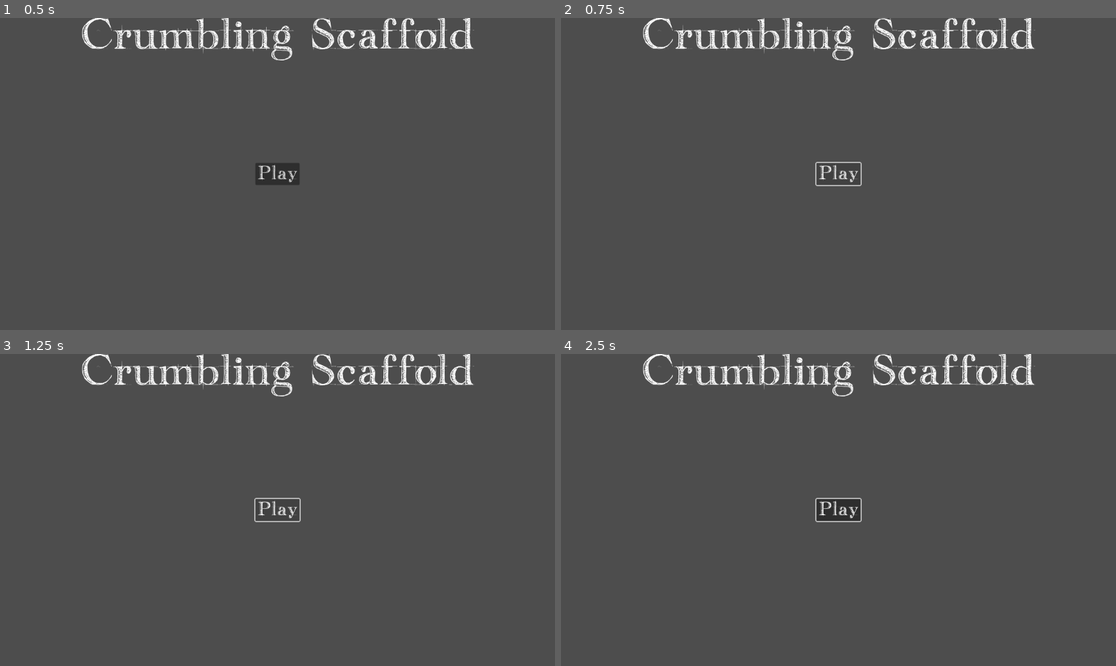
Above: before the commit, frames 1-4 (two rows, left to right).
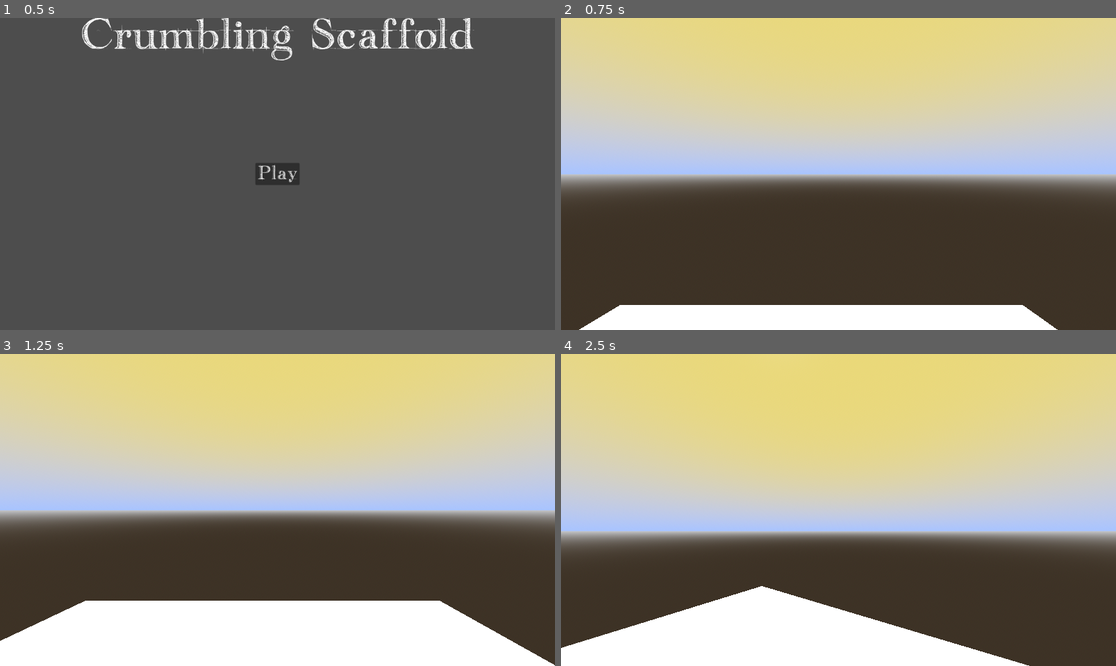
Above: after the commit, the same moments.

Repository: CodeOS99/CrumblingFramework
Game: Godot game, scene res://scenes/main_menu.tscn
The game is run twice, just before and just after one commit, with the same random seed, the same clock (stepped at 60 frames per second) and the same inputs. Before the commit the project has no main scene; this scene is started directly in both runs.
Inputs (mouse positions are in pixels of both pictures, inside the frame that each line leads up to):
- Up to frame 1 (0.5 s): no input
- Up to frame 2 (0.75 s): click "Play" at 0.5 s
- Up to frame 3 (1.25 s): no input
- Up to frame 4 (2.5 s): click (838, 510) at 1.25 s, where only the run before the commit has a clickable "Play"; tap Enter at 2 s; move the mouse to (960, 494) at 2.02 s; hold D (right, bound only after the commit) from 2.03 s (still down); hold Shift (sprint, bound only after the commit) from 2.03 s (still down); tap Space (jump, bound only after the commit) at 2.27, 2.3 s

Frame 1 is identical in both runs. In frame 2, 97% of the frame differs, in the area x 0-100%, y 0-100%; in frame 3, 97%; in frame 4, 97%.

Commit message:
Added player and player motion

Diff:
--- a/project.godot
+++ b/project.godot
@@ -11,6 +11,7 @@
 [application]
 
 config/name="CrumblingFramework"
+run/main_scene="res://scenes/main_menu.tscn"
 config/features=PackedStringArray("4.3", "GL Compatibility")
 config/icon="res://icon.svg"
 
@@ -22,6 +23,43 @@
 
 theme/custom_font="res://assets/fonts/HandwritingDraftFreeVersion-9zlL.ttf"
 
+[input]
+
+up={
+"deadzone": 0.5,
+"events": [Object(InputEventKey,"resource_local_to_scene":false,"resource_name":"","device":-1,"window_id":0,"alt_pressed":false,"shift_pressed":false,"ctrl_pressed":false,"meta_pressed":false,"pressed":false,"keycode":0,"physical_keycode":87,"key_label":0,"unicode":119,"location":0,"echo":false,"script":null)
+, Object(InputEventKey,"resource_local_to_scene":false,"resource_name":"","device":-1,"window_id":0,"alt_pressed":false,"shift_pressed":false,"ctrl_pressed":false,"meta_pressed":false,"pressed":false,"keycode":0,"physical_keycode":4194320,"key_label":0,"unicode":0,"location":0,"echo":false,"script":null)
+]
+}
+left={
+"deadzone": 0.5,
+"events": [Object(InputEventKey,"resource_local_to_scene":false,"resource_name":"","device":-1,"window_id":0,"alt_pressed":false,"shift_pressed":false,"ctrl_pressed":false,"meta_pressed":false,"pressed":false,"keycode":0,"physical_keycode":65,"key_label":0,"unicode":97,"location":0,"echo":false,"script":null)
+, Object(InputEventKey,"resource_local_to_scene":false,"resource_name":"","device":-1,"window_id":0,"alt_pressed":false,"shift_pressed":false,"ctrl_pressed":false,"meta_pressed":false,"pressed":false,"keycode":0,"physical_keycode":4194319,"key_label":0,"unicode":0,"location":0,"echo":false,"script":null)
+]
+}
+down={
+"deadzone": 0.5,
+"events": [Object(InputEventKey,"resource_local_to_scene":false,"resource_name":"","device":-1,"window_id":0,"alt_pressed":false,"shift_pressed":false,"ctrl_pressed":false,"meta_pressed":false,"pressed":false,"keycode":0,"physical_keycode":83,"key_label":0,"unicode":115,"location":0,"echo":false,"script":null)
+, Object(InputEventKey,"resource_local_to_scene":false,"resource_name":"","device":-1,"window_id":0,"alt_pressed":false,"shift_pressed":false,"ctrl_pressed":false,"meta_pressed":false,"pressed":false,"keycode":0,"physical_keycode":4194322,"key_label":0,"unicode":0,"location":0,"echo":false,"script":null)
+]
+}
+right={
+"deadzone": 0.5,
+"events": [Object(InputEventKey,"resource_local_to_scene":false,"resource_name":"","device":-1,"window_id":0,"alt_pressed":false,"shift_pressed":false,"ctrl_pressed":false,"meta_pressed":false,"pressed":false,"keycode":0,"physical_keycode":68,"key_label":0,"unicode":100,"location":0,"echo":false,"script":null)
+, Object(InputEventKey,"resource_local_to_scene":false,"resource_name":"","device":-1,"window_id":0,"alt_pressed":false,"shift_pressed":false,"ctrl_pressed":false,"meta_pressed":false,"pressed":false,"keycode":0,"physical_keycode":4194321,"key_label":0,"unicode":0,"location":0,"echo":false,"script":null)
+]
+}
+sprint={
+"deadzone": 0.5,
+"events": [Object(InputEventKey,"resource_local_to_scene":false,"resource_name":"","device":-1,"window_id":0,"alt_pressed":false,"shift_pressed":false,"ctrl_pressed":false,"meta_pressed":false,"pressed":false,"keycode":0,"physical_keycode":4194325,"key_label":0,"unicode":0,"location":0,"echo":false,"script":null)
+]
+}
+jump={
+"deadzone": 0.5,
+"events": [Object(InputEventKey,"resource_local_to_scene":false,"resource_name":"","device":-1,"window_id":0,"alt_pressed":false,"shift_pressed":false,"ctrl_pressed":false,"meta_pressed":false,"pressed":false,"keycode":0,"physical_keycode":32,"key_label":0,"unicode":32,"location":0,"echo":false,"script":null)
+]
+}
+
 [rendering]
 
 renderer/rendering_method="gl_compatibility"
--- a/scenes/main_game.tscn
+++ b/scenes/main_game.tscn
@@ -1,4 +1,6 @@
-[gd_scene load_steps=5 format=3 uid="uid://csh7mpin7pig6"]
+[gd_scene load_steps=7 format=3 uid="uid://csh7mpin7pig6"]
+
+[ext_resource type="PackedScene" uid="uid://va5r6sdd2y6c" path="res://scenes/player.tscn" id="1_d1c0c"]
 
 [sub_resource type="ProceduralSkyMaterial" id="ProceduralSkyMaterial_4h7yt"]
 sky_top_color = Color(0.835235, 0.73255, 0.366848, 1)
@@ -16,6 +18,9 @@
 [sub_resource type="BoxMesh" id="BoxMesh_6yfrd"]
 size = Vector3(30, 0.45, 30)
 
+[sub_resource type="BoxShape3D" id="BoxShape3D_aqklh"]
+size = Vector3(30, 0.45, 30)
+
 [node name="MainGame" type="Node3D"]
 
 [node name="WorldEnvironment" type="WorldEnvironment" parent="."]
@@ -25,5 +30,14 @@
 transform = Transform3D(-0.866023, -0.433016, 0.250001, 0, 0.499998, 0.866027, -0.500003, 0.749999, -0.43301, 0, 0, 0)
 shadow_enabled = true
 
-[node name="MeshInstance3D" type="MeshInstance3D" parent="."]
+[node name="Player" parent="." instance=ExtResource("1_d1c0c")]
+transform = Transform3D(1, 0, 0, 0, 1, 0, 0, 0, 1, 1.18917, 7.61285, -0.179385)
+
+[node name="StaticBody3D" type="StaticBody3D" parent="."]
+
+[node name="MeshInstance3D" type="MeshInstance3D" parent="StaticBody3D"]
 mesh = SubResource("BoxMesh_6yfrd")
+skeleton = NodePath("../..")
+
+[node name="CollisionShape3D" type="CollisionShape3D" parent="StaticBody3D"]
+shape = SubResource("BoxShape3D_aqklh")
--- a/scenes/main_menu.tscn
+++ b/scenes/main_menu.tscn
@@ -38,3 +38,5 @@
 theme_override_font_sizes/font_size = 35
 text = "Play"
 script = ExtResource("1_7x3wp")
+
+[connection signal="pressed" from="PlayButton" to="PlayButton" method="_on_pressed"]
--- /dev/null
+++ b/scenes/player.tscn
@@ -0,0 +1,24 @@
+[gd_scene load_steps=4 format=3 uid="uid://va5r6sdd2y6c"]
+
+[ext_resource type="Script" path="res://scripts/player.gd" id="1_ame53"]
+
+[sub_resource type="CapsuleMesh" id="CapsuleMesh_eourk"]
+height = 6.0
+
+[sub_resource type="CapsuleShape3D" id="CapsuleShape3D_u2gc3"]
+height = 6.0
+
+[node name="Player" type="CharacterBody3D"]
+script = ExtResource("1_ame53")
+
+[node name="MeshInstance3D" type="MeshInstance3D" parent="."]
+mesh = SubResource("CapsuleMesh_eourk")
+skeleton = NodePath("")
+
+[node name="CollisionShape3D" type="CollisionShape3D" parent="."]
+shape = SubResource("CapsuleShape3D_u2gc3")
+
+[node name="Head" type="Node3D" parent="."]
+transform = Transform3D(1, 0, 0, 0, 1, 0, 0, 0, 1, 0, 2.52104, 0)
+
+[node name="Camera3D" type="Camera3D" parent="Head"]
--- a/scripts/play_button.gd
+++ b/scripts/play_button.gd
@@ -1 +1,4 @@
 extends Button
+
+func _on_pressed() -> void:
+	get_tree().change_scene_to_file("res://scenes/main_game.tscn")
--- /dev/null
+++ b/scripts/player.gd
@@ -0,0 +1,70 @@
+extends CharacterBody3D
+
+var speed
+const WALK_SPEED := 5.0
+const SPRINT_SPEED := 8.0
+const JUMP_VELOCITY := 4.8
+const SENSITIVITY := 0.004
+
+# bobbing
+const BOB_FREQ := 2.4
+const BOB_AMP := 0.08
+var t_bob = 0.0
+
+# fov
+const BASE_FOV = 75.0
+const FOV_CHANGE = 1.5
+
+var gravity = 9.8
+
+@onready var head := $Head
+@onready var camera := $Head/Camera3D
+
+func _ready() -> void:
+	Input.set_mouse_mode(Input.MOUSE_MODE_CAPTURED)
+
+func _unhandled_input(event: InputEvent) -> void:
+	if event is InputEventMouseMotion:
+		head.rotate_y(-event.relative.x * SENSITIVITY)
+		camera.rotate_x(-event.relative.y * SENSITIVITY)
+		camera.rotation.x = clamp(camera.rotation.x, deg_to_rad(-40), deg_to_rad(60))
+
+func _physics_process(delta: float) -> void:
+	if not is_on_floor():
+		velocity.y -= gravity*delta
+
+	if Input.is_action_just_pressed("jump") and is_on_floor():
+		velocity.y = JUMP_VELOCITY
+
+	if Input.is_action_pressed("sprint"):
+		speed = SPRINT_SPEED
+	else:
+		speed = WALK_SPEED
+
+	var input_dir = Input.get_vector("left", "right", "up", "down")
+	var direction = (head.transform.basis * transform.basis * Vector3(input_dir.x, 0, input_dir.y)).normalized()
+	if is_on_floor():
+		if direction:
+			velocity.x = direction.x * speed
+			velocity.z = direction.z * speed
+		else:
+			velocity.x = lerp(velocity.x, direction.x * speed, delta * 7.0)
+			velocity.z = lerp(velocity.z, direction.z * speed, delta * 7.0)
+	else:
+		velocity.x = lerp(velocity.x, direction.x * speed, delta * 3.0)
+		velocity.z = lerp(velocity.z, direction.z * speed, delta * 3.0)
+
+	t_bob += delta * velocity.length() * float(is_on_floor())
+	camera.transform.origin = _headbob(t_bob)
+
+	var v_clamp = clamp(velocity.length(), 0.5, SPRINT_SPEED * 2)
+	var target_fov = BASE_FOV + FOV_CHANGE * v_clamp
+	camera.fov = lerp(camera.fov, target_fov, delta*8.0)
+
+	move_and_slide()
+
+func _headbob(time: float) -> Vector3:
+	var pos = Vector3.ZERO
+	pos.y = sin(time * BOB_FREQ) * BOB_AMP
+	pos.x = cos(time * BOB_FREQ/2) * BOB_AMP
+	return pos
